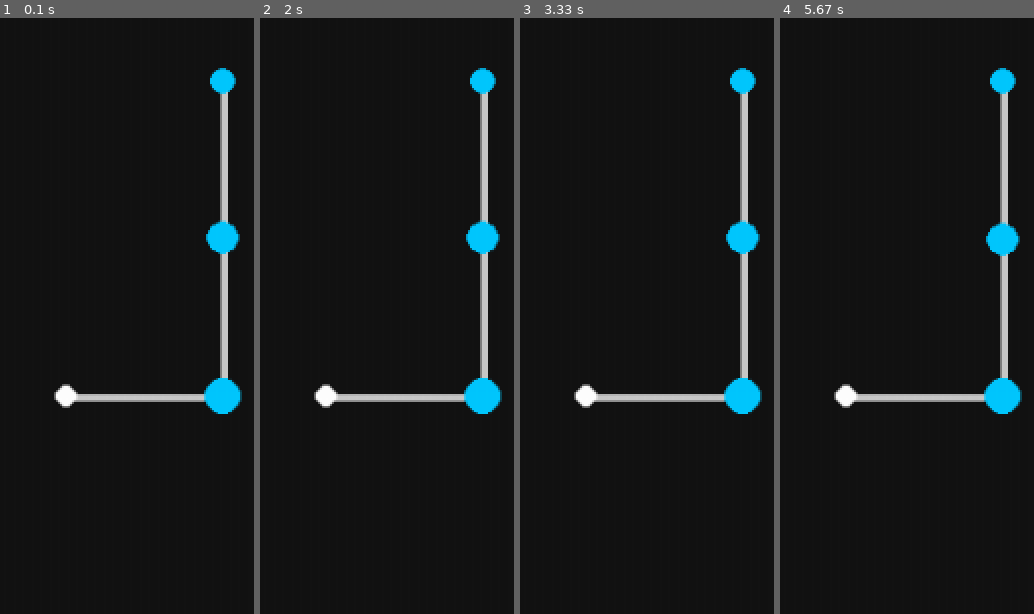
Above: before the commit, frames 1-4 (left to right).
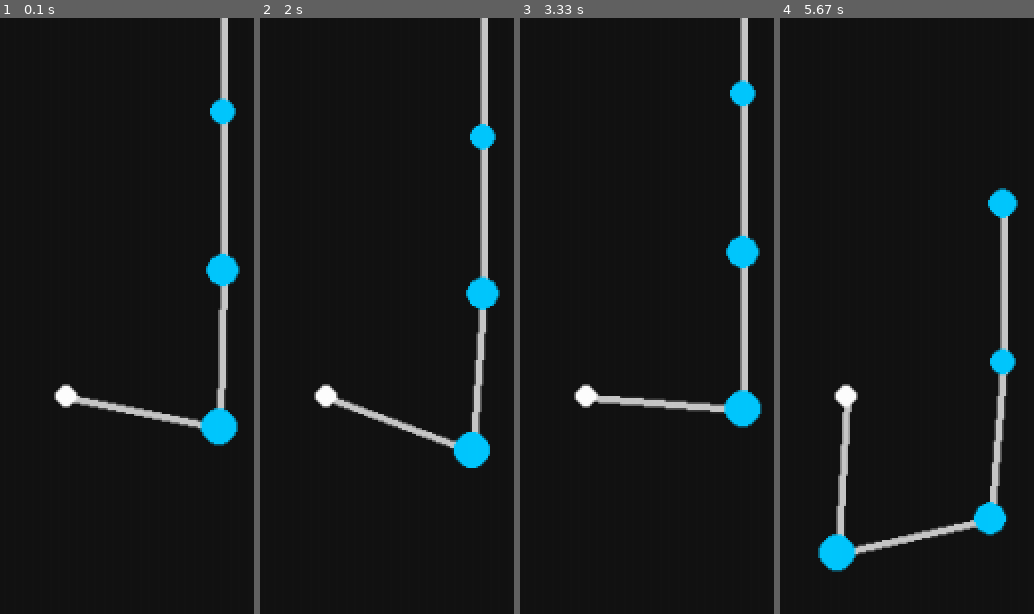
Above: after the commit, the same moments.

Repository: wedrownix/Symulator_fizyczny
Game: pygame game, started from Pendulum.py
Two runs of this game, one before a commit and one after it. Both use one fixed random seed, a clock stepped at 60 frames per second and the inputs below.
Inputs:
- Up to frame 1 (0.1 s): no input
- Up to frame 2 (2 s): tap Space at 0.33, 0.73, 1.03, 1.23, 1.57, 1.87 s
- Up to frame 3 (3.33 s): tap Space at 2.07, 2.37, 2.63, 2.97, 3.27 s
- Up to frame 4 (5.67 s): tap Space at 3.4, 3.8, 4.1, 4.47, 4.87, 5.17, 5.37 s

The runs differ from the first frame. In frame 1, 5.1% of the frame differs, in the area x 28-96%, y 0-72%; in frame 2, 5.4%; in frame 3, 3.2%; in frame 4, 6.9%, in the area x 14-96%, y 8-93%.

Commit message:
poprawki

Diff:
--- a/Pendulum.py
+++ b/Pendulum.py
@@ -43,9 +43,8 @@
         for l,a in zip(lengths, angles):
             x += math.sin(a) * l
             y += -math.cos(a) * l
-            new_pos = Vec2(x,y)
-            self.pos.append(new_pos)
-            self.prevPos.append(new_pos)
+            self.pos.append(Vec2(x,y))
+            self.prevPos.append(Vec2(x,y))
             self.vel.append(Vec2(0,0))
 
 
@@ -105,9 +104,9 @@
 #%%SETUP SCENE
 
 def setup_scene():
-    lengths = [0.25, 0.25, 0.25]
-    masses = [1.0, 0.8, 0.5]
-    angles = [0.5 * math.pi, math.pi, math.pi]
+    lengths = [0.25, 0.25, 0.25, 0.25]
+    masses = [1.0, 0.8, 0.5, 0.7]
+    angles = [0.5 * math.pi, math.pi, math.pi, math.pi]
 
     scene.pendulum = Pendulum(masses, lengths, angles)
 
